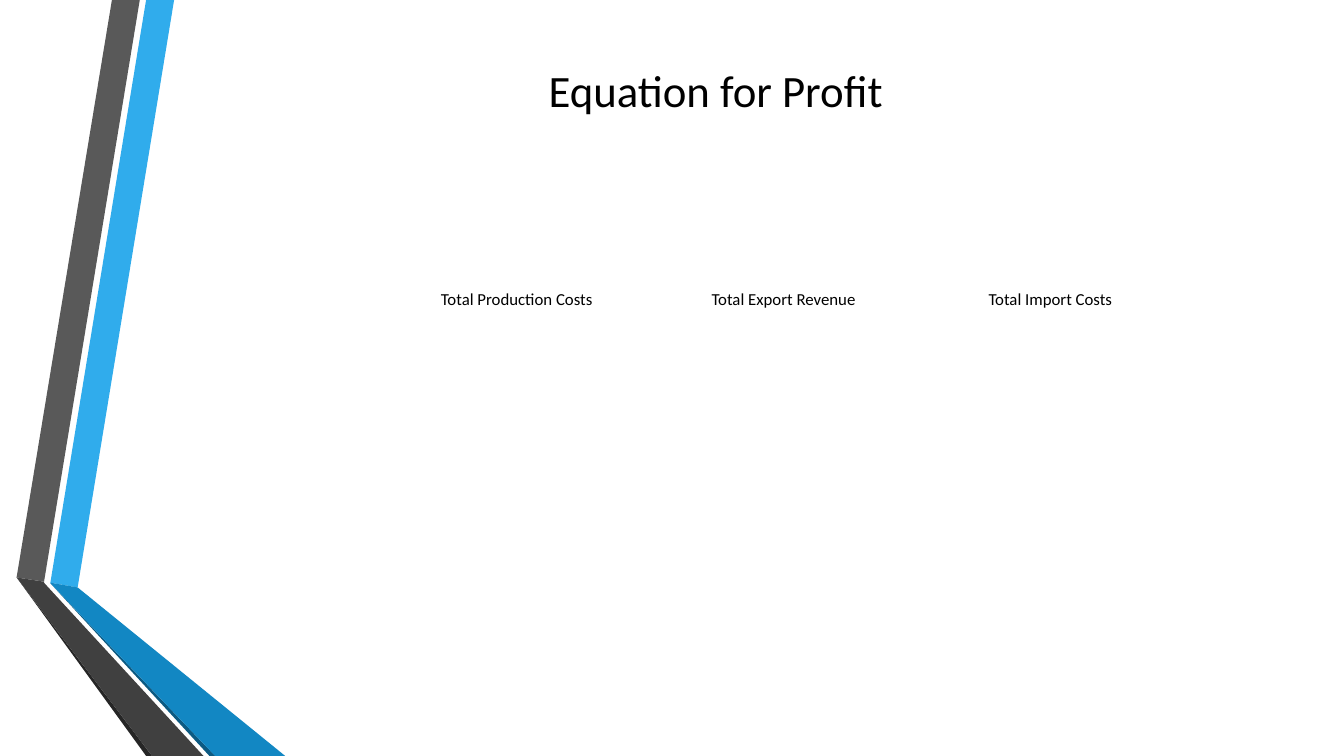
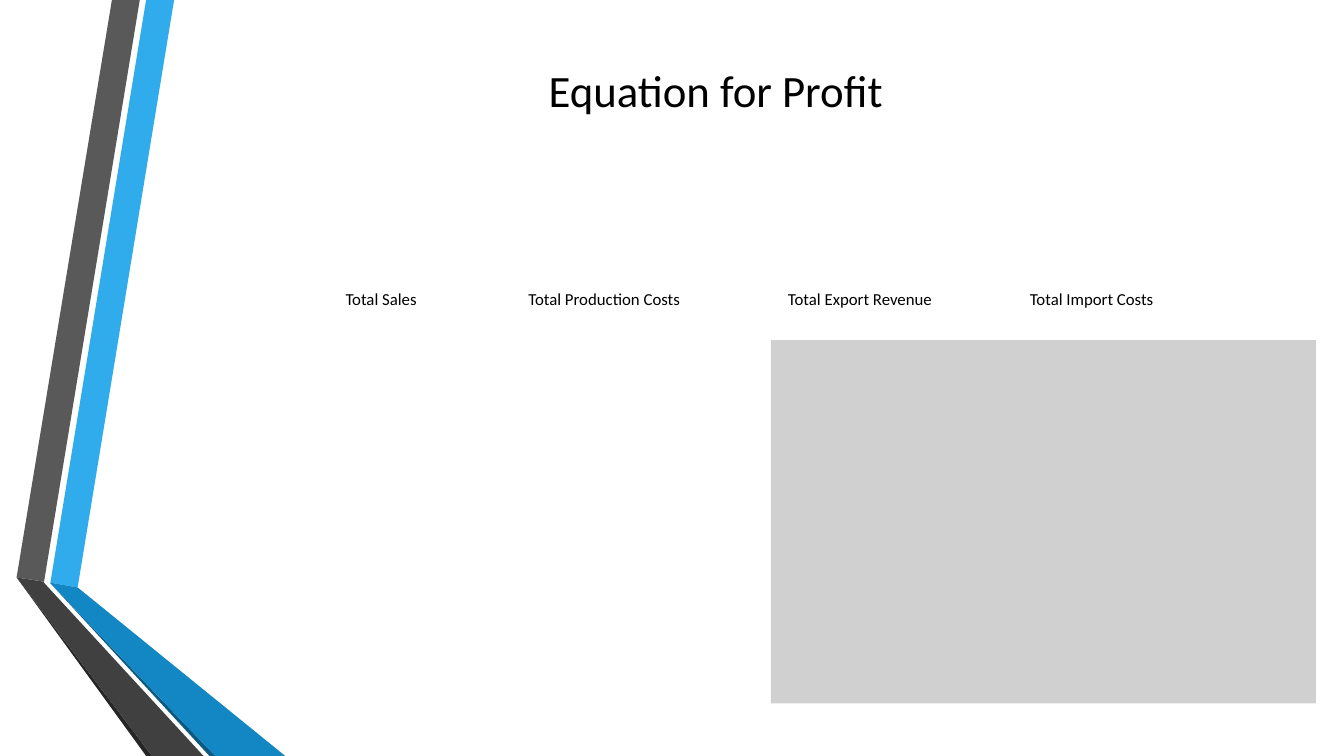
Before and after one commit to sheenest/SMA-Global-Semiconductor-Supply-Chain-Simulation, a slide deck: slide 8 of illustration_slides.pptx. Drawn at 1344x756 pixels with LibreOffice and Linux fonts; fonts in the diff are those of the drawing; grey boxes stand for pictures; background and template pictures are left out. Boxes give left, top, right and bottom in pixels: in the first picture for what was removed or moved away, otherwise in the second. Text is boxed around its words. In the diff, an @@ line names an element or a change of style, - is before the commit and + after.

```diff
--- a/illustration_slides.pptx
+++ b/illustration_slides.pptx
@@ text added at bbox=[346, 293, 416, 305], 12 pt, text #000000 @@
+Total Sales
@@ text "Total Production Costs": place and size @@
-text "Total Production Costs" at bbox=[441, 293, 592, 305]
+text "Total Production Costs" at bbox=[528, 293, 680, 305]
@@ text "Total Export Revenue": place and size @@
-text "Total Export Revenue" at bbox=[712, 293, 856, 308]
+text "Total Export Revenue" at bbox=[788, 293, 932, 308]
@@ text "Total Import Costs": place and size @@
-text "Total Import Costs" at bbox=[989, 293, 1112, 308]
+text "Total Import Costs" at bbox=[1030, 293, 1153, 308]
@@ picture added at bbox=[771, 340, 1317, 703] @@
```
Also in this commit, not shown: 1 other file.
